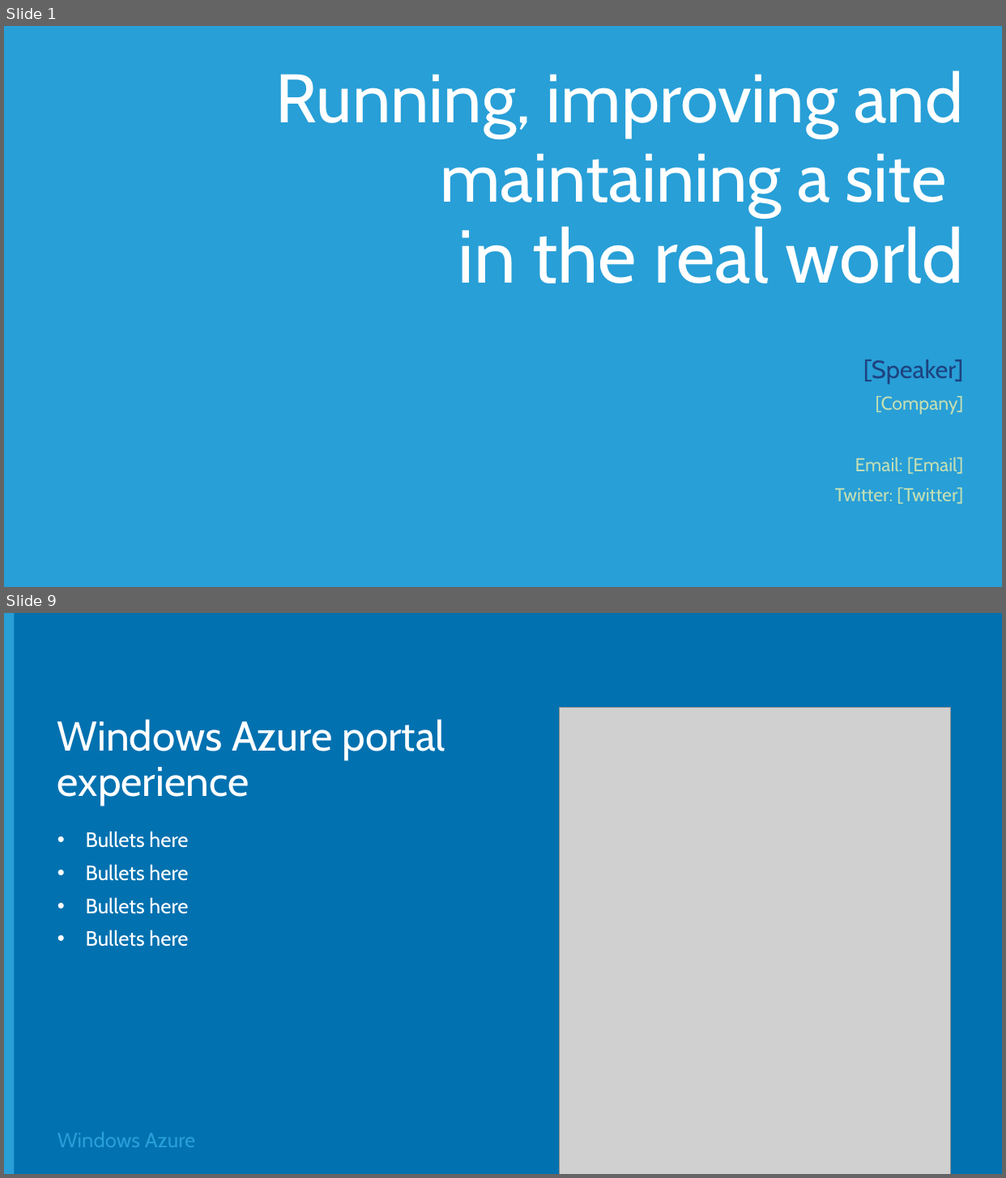
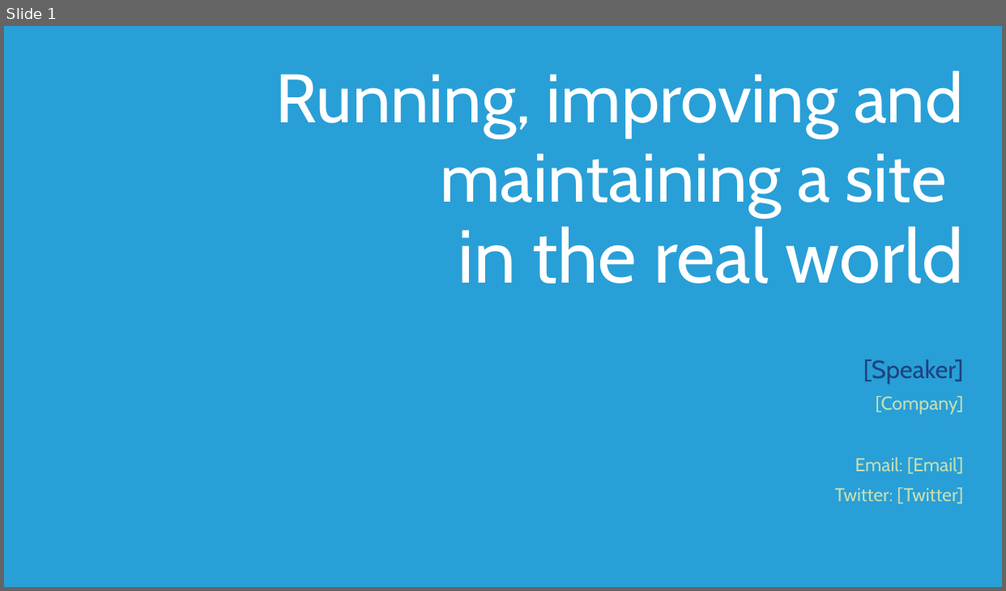
Before and after one commit to Microsoft-Web/DECK-ASPNET-in-Production, a slide deck: 6-ASPNET-in-Production.pptx. Shown one above the other, each under a label of ours: slides 1 and 9 before the commit, slide 1 after it; the slides between them are not shown. The pictures are 1006x1178 and 1006x591 pixels, drawn with LibreOffice and Linux fonts; fonts in the diff are those of the drawing; grey boxes stand for pictures; background and template pictures are left out. Boxes give left, top, right and bottom in pixels: in the first picture for what was removed or moved away, otherwise in the second. Text is boxed around its words. In the diff, an @@ line names an element or a change of style, - is before the commit and + after.

```diff
--- a/6-ASPNET-in-Production.pptx
+++ b/6-ASPNET-in-Production.pptx
@@ slide 9 removed at (4,613,1002,1174), background #0171B0 @@
@@ rectangle removed at (4,613,14,1174) @@
@@ picture removed at (560,707,950,1174) @@
@@ title removed at (57,719,445,805) @@
-Windows Azure portal experience
@@ text removed at (86,831,188,947) @@
-• Bullets here
-• Bullets here
-• Bullets here
-• Bullets here
@@ text removed at (57,1132,195,1148) @@
-Windows Azure
```
Also in this commit, not shown: 1 slide changed, 2 slides added, 7 other slides removed, 1 other file.
